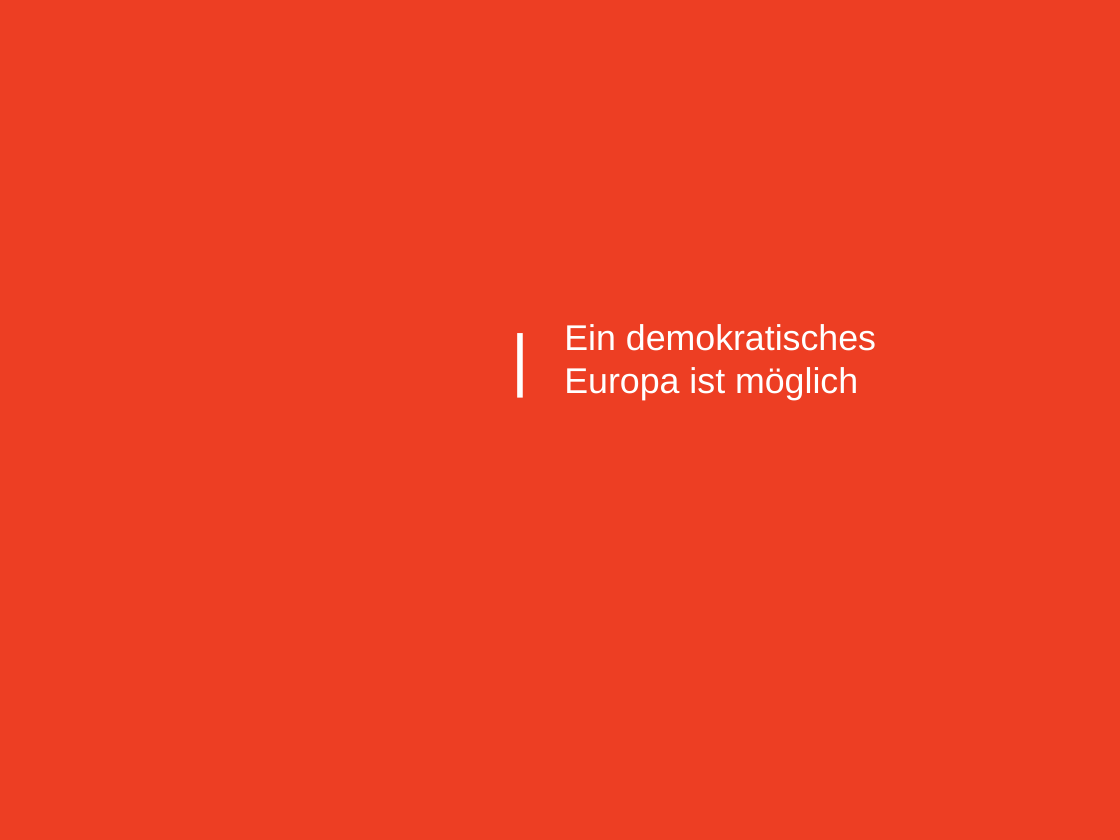
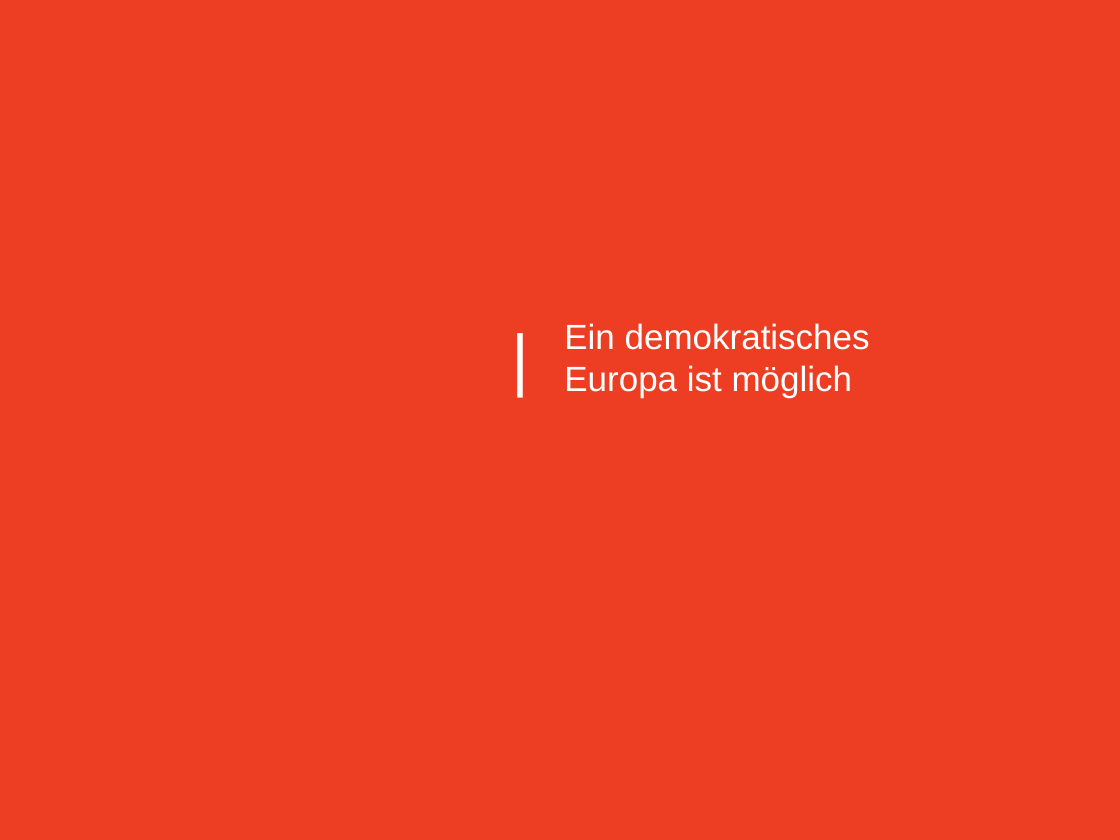
Before and after one commit to emufreak/Diem25-Documents, a slide deck: slide 1 of Diem25 Introduction DE.pptx. Drawn at 1120x840 pixels with LibreOffice and Linux fonts; fonts in the diff are those of the drawing; background and template pictures are left out. Boxes give left, top, right and bottom in pixels: in the first picture for what was removed or moved away, otherwise in the second. Text is boxed around its words. In the diff, an @@ line names an element or a change of style, - is before the commit and + after.

```diff
--- a/Diem25 Introduction DE.pptx
+++ b/Diem25 Introduction DE.pptx
@@ title "Ein demokratisches" at <box>564,323,870,398</box>: size 32.6 to 32 pt @@
```
Also in this commit, not shown: 6 other slides changed, 3 other files.
